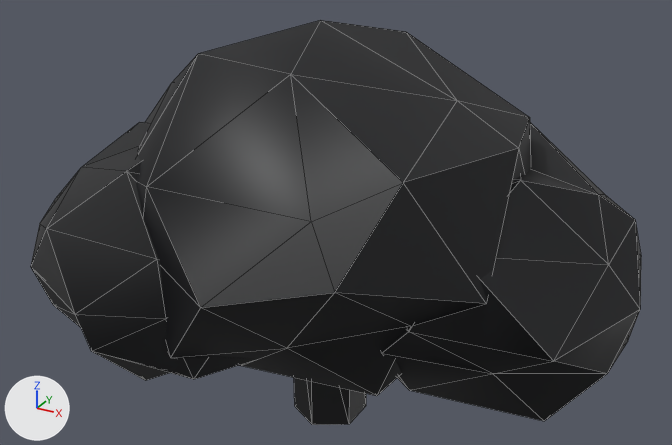
Before and after pictures for a commit that changed the glTF model assets/models/prop_bush.glb.
The view is the same before and after, from a camera (50 mm lens) standing at (1.338, -2.393, 1.904) and looking at (0.023, 0.0, 0.708). Lighting does not change. The marker at lower left points along +X, +Y and +Z. The first picture is the older version. Mesh edges are drawn as thin lines. Vertices at exactly the same position are counted once.

The older version as bpy lines, for what is in view:
```python
me_prop = bpy.data.meshes.new('prop')
me_prop.from_pydata(...)  # 276 vertices, 520 faces; spans x -0.89..0.99, y -0.76..0.75, z 0.0..1.33
me_prop.materials.append(mat_defaultmaterial)
ob_prop = bpy.data.objects.new('prop', me_prop)
ob_prop.location = (0.0, 0.0, 0.0)
```
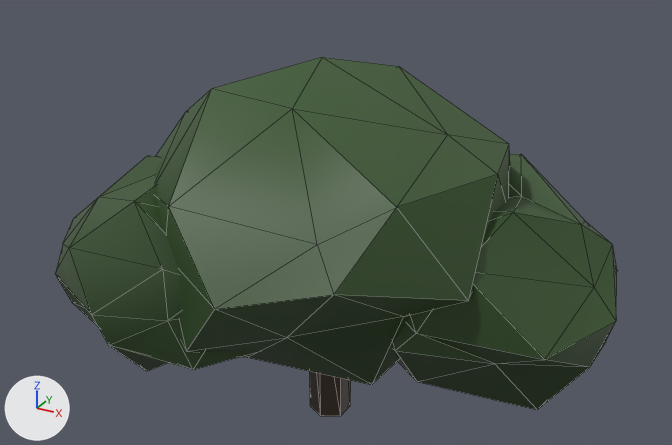
What differs and where, as boxes [x1, y1, x2, y2] in the pictures (672 x 445 px; the box of a moved part takes in the faces that stretch with it):
'prop', reshaped (8% narrower, 11% shorter): before [31, 20, 641, 425]; after [55, 57, 618, 416]
part 1 of me_prop, moved or reshaped (not visible before): after [310, 371, 351, 416]
part 2 of me_prop, moved or reshaped (not visible before): after [154, 57, 510, 385]
part 3 of me_prop, moved or reshaped (not visible before): after [393, 154, 618, 410]
part 4 of me_prop, moved or reshaped (not visible before): after [55, 156, 259, 371]
part 5 of me_prop, deleted: before [381, 122, 641, 421]
part 6 of me_prop, deleted: before [31, 122, 256, 381]
part 7 of me_prop, deleted: before [136, 20, 531, 396]
part 8 of me_prop, deleted: before [294, 378, 366, 425]

Edits to the bpy script that builds the scene:
```text
Change me_prop:
    used by ob_prop; location = (0.0, 0.0, 0.0)
    remove me_prop.from_pydata(...)  # 276 vertices, 520 faces; spans x -0.89..0.99, y -0.76..0.75, z 0.0..1.33
    add me_prop.from_pydata(...)  # 138 vertices, 260 faces; spans x -0.82..0.92, y -0.69..0.68, z 0.0..1.22
    me_prop part 1: the loose piece of 12 vertices spanning x -0.06..0.06, y -0.07..0.07, z 0.04..0.54 is moved by (0.0, 0.0, -0.04)
    me_prop part 2: the loose piece of 42 vertices spanning x -0.62..0.58, y -0.68..0.68, z 0.32..1.26 is moved by (0.0, 0.0, -0.04)
    me_prop part 3: the loose piece of 42 vertices spanning x -0.01..0.92, y -0.24..0.63, z 0.25..0.93 is moved by (0.0, 0.0, -0.04)
    me_prop part 4: the loose piece of 42 vertices spanning x -0.82..-0.01, y -0.69..0.13, z 0.31..0.96 is moved by (0.0, 0.0, -0.04)
    me_prop part 5: the loose piece of 42 vertices spanning x -0.07..0.99, y -0.31..0.68, z 0.19..1.0 is deleted
    me_prop part 6: the loose piece of 42 vertices spanning x -0.89..0.04, y -0.76..0.19, z 0.24..1.03 is deleted
    me_prop part 7: the loose piece of 42 vertices spanning x -0.68..0.64, y -0.75..0.75, z 0.25..1.33 is deleted
    me_prop part 8: the loose piece of 12 vertices spanning x -0.11..0.11, y -0.13..0.13, z 0.0..0.59 is deleted
```
